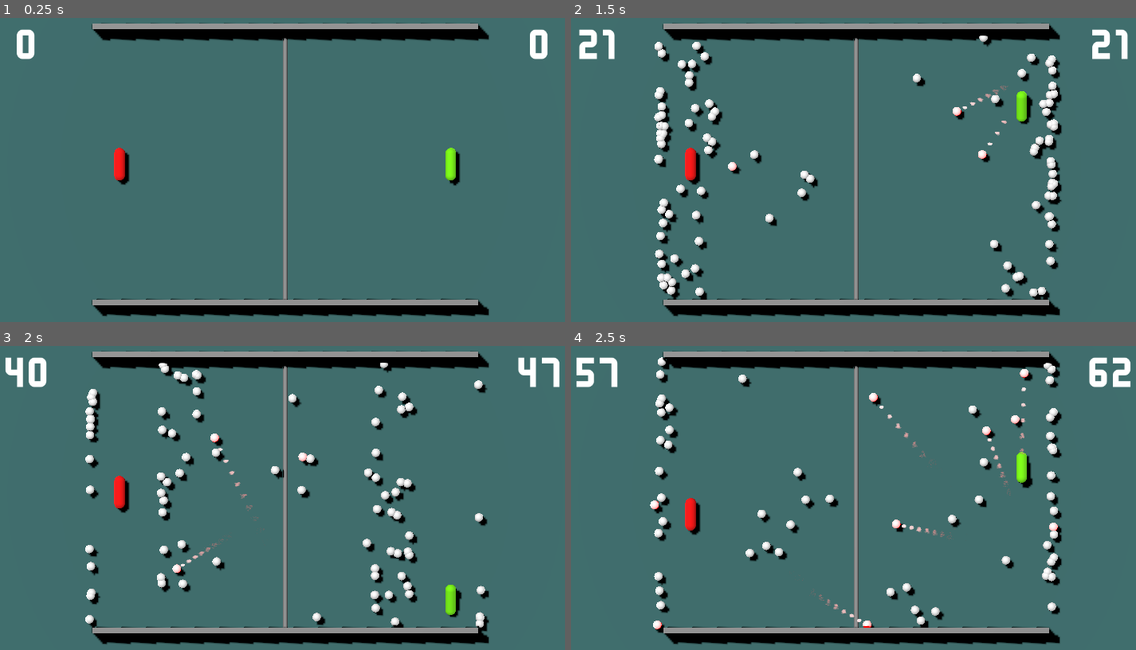
Above: before the commit, frames 1-4 (two rows, left to right).
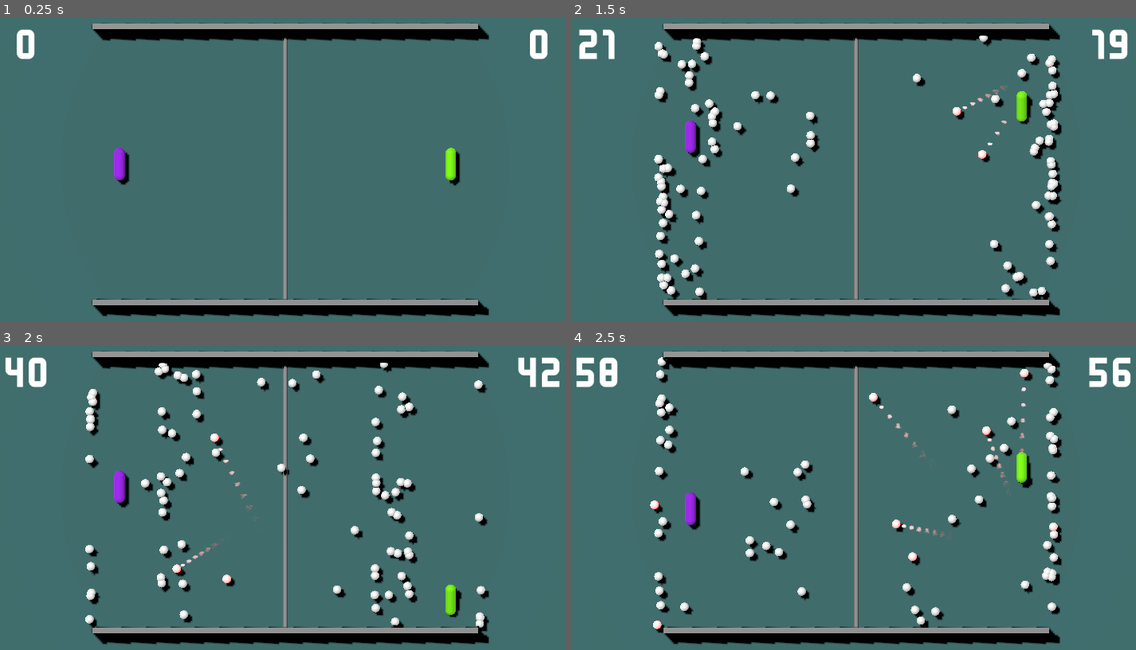
Above: after the commit, the same moments.

Repository: 5tr1k3r/tier_01_pong
Game: Godot game, scene res://game/main.tscn
The game is run twice, just before and just after one commit, with the same random seed, the same clock (stepped at 60 frames per second) and the same inputs.
Inputs:
- Up to frame 1 (0.25 s): no input
- Up to frame 2 (1.5 s): tap Enter (ui_accept) at 0.5, 0.77 s; hold Up (p1_move_up) 0.53-1.28 s; tap S (p2_move_down) at 0.6 s; hold Down (p1_move_down) from 1.28 s (still down); tap W (p2_move_up) at 1.35 s
- Up to frame 3 (2 s): keep holding Down (p1_move_down); tap Enter (ui_accept) at 1.52 s
- Up to frame 4 (2.5 s): release Down (p1_move_down) at 2.03 s; hold Up (p1_move_up) from 2.03 s (still down); tap S (p2_move_down) at 2.1 s

The runs differ from the first frame. In frame 1, 0.2% of the frame differs, in the area x 20-23%, y 42-54%; in frame 2, 2.7%, in the area x 14-99%, y 3-91%; in frame 3, 1.9%; in frame 4, 2.3%.

Commit message:
implement AI

Diff:
--- a/game/ball/ball.gd
+++ b/game/ball/ball.gd
@@ -15,6 +15,7 @@
 const HIGH_VELOCITY_THRESHOLD: float = STARTING_IMPULSE_VALUE * 1.5
 const HIGH_VELOCITY_EMISSION := Color.RED * 3.0 # Emission needs intensity > 1 to glow properly
 const DYING_DURATION: float = 0.4
+const BALL_GROUP := "balls"
 var initial_impulse: Vector3 = Vector3.ZERO
 var is_dying: bool = false
 var unique_material: StandardMaterial3D
@@ -33,6 +34,8 @@
 	initial_impulse = rotated_direction.normalized() * STARTING_IMPULSE_VALUE
 
 func _ready() -> void:
+	add_to_group(BALL_GROUP)
+
 	# Make the material unique so we can manipulate it and not affect other balls
 	unique_material = mesh_instance.get_active_material(0).duplicate()
 	mesh_instance.set_surface_override_material(0, unique_material)
@@ -110,3 +113,7 @@
 	print("BALL STUCK! BALL STUCK!")
 	emit_signal("ball_got_stuck")
 	die()
+
+func _exit_tree() -> void:
+	if is_in_group(BALL_GROUP):
+		remove_from_group(BALL_GROUP)
--- a/game/main.tscn
+++ b/game/main.tscn
@@ -44,7 +44,7 @@
 
 [node name="LeftPaddle" parent="." instance=ExtResource("2_h2yge")]
 transform = Transform3D(1, 0, 0, 0, 1, 0, 0, 0, 1, -3, 0.3, 0)
-player_type = 1
+player_type = 2
 
 [node name="SpawnPath" type="Path3D" parent="."]
 curve = SubResource("Curve3D_lquwl")
--- a/game/paddle/paddle.gd
+++ b/game/paddle/paddle.gd
@@ -3,6 +3,15 @@
 
 @export var player_type: Enums.PlayerType
 @export var speed: float = 6.0
+
+@export var ai_reaction_threshold: float = 0.05 # Smaller threshold needed with lerp
+@export var ai_reaction_time_min: float = 0.1 # Minimum time between reactions
+@export var ai_reaction_time_max: float = 0.3 # Maximum time between reactions
+
+var ai_target_z: float = 0.0 # Where the AI thinks the ball is
+var ai_time_since_last_reaction: float = 0.0
+var ai_current_reaction_cooldown: float = 0.0
+
 @onready var animation_player: AnimationPlayer = $AnimationPlayer
 const PADDLE_BOUNDARY_Z: float = 2.15
 var direction: float = 0.0
@@ -19,6 +28,9 @@
 			new_material.albedo_color = Color.RED
 		Enums.PlayerType.AI:
 			new_material.albedo_color = Color.PURPLE
+			_set_new_ai_reaction_cooldown()
+			# Set initial target to current position to avoid weird start
+			ai_target_z = global_position.z
 
 func _physics_process(delta: float) -> void:
 	direction = 0.0
@@ -28,8 +40,16 @@
 			direction = Input.get_axis("p1_move_up", "p1_move_down")
 		Enums.PlayerType.TWO:
 			direction = Input.get_axis("p2_move_up", "p2_move_down")
-		_:
-			pass
+		Enums.PlayerType.AI:
+			ai_time_since_last_reaction += delta
+			if ai_time_since_last_reaction >= ai_current_reaction_cooldown:
+				# Time to react! Find the ball and update target
+				_update_ai_target_z()
+				_set_new_ai_reaction_cooldown() # Set time for *next* reaction
+				ai_time_since_last_reaction = 0.0
+
+			# AI always moves towards its *last known* target Z
+			direction = _get_ai_direction_based_on_target()
 
 	if direction:
 		if direction > 0:
@@ -40,3 +60,33 @@
 		position.z = clampf(position.z + direction * speed * delta, -PADDLE_BOUNDARY_Z, PADDLE_BOUNDARY_Z)
 	else:
 		animation_player.play("RESET", 0.1)
+
+func _set_new_ai_reaction_cooldown() -> void:
+	ai_current_reaction_cooldown = randf_range(ai_reaction_time_min, ai_reaction_time_max)
+
+func _update_ai_target_z() -> void:
+	# Find the ball (same logic as before)
+	var balls_in_tree := get_tree().get_nodes_in_group(Ball.BALL_GROUP)
+	if balls_in_tree.is_empty():
+		# Maybe move towards center if no ball?
+		ai_target_z = 0.0
+		return
+
+	var target_ball := balls_in_tree[0] as Ball
+	if not is_instance_valid(target_ball):
+		ai_target_z = 0.0 # Or keep last known target?
+		return
+
+	# Update the target Z
+	ai_target_z = target_ball.global_position.z
+	# --- > Add other imperfections here! (like inaccuracy) <---
+
+func _get_ai_direction_based_on_target() -> float:
+	# Move towards the stored ai_target_z
+	var paddle_z := global_position.z
+	if abs(ai_target_z - paddle_z) < ai_reaction_threshold:
+		return 0.0
+	elif ai_target_z > paddle_z:
+		return 1.0 # Target is below, move down
+	else:
+		return -1.0 # Target is above, move up
--- a/game/paddle/paddle.tscn
+++ b/game/paddle/paddle.tscn
@@ -85,3 +85,6 @@
 &"": SubResource("AnimationLibrary_babdf")
 }
 playback_default_blend_time = 0.2
+
+[node name="AIReactionTimer" type="Timer" parent="."]
+wait_time = 0.2
